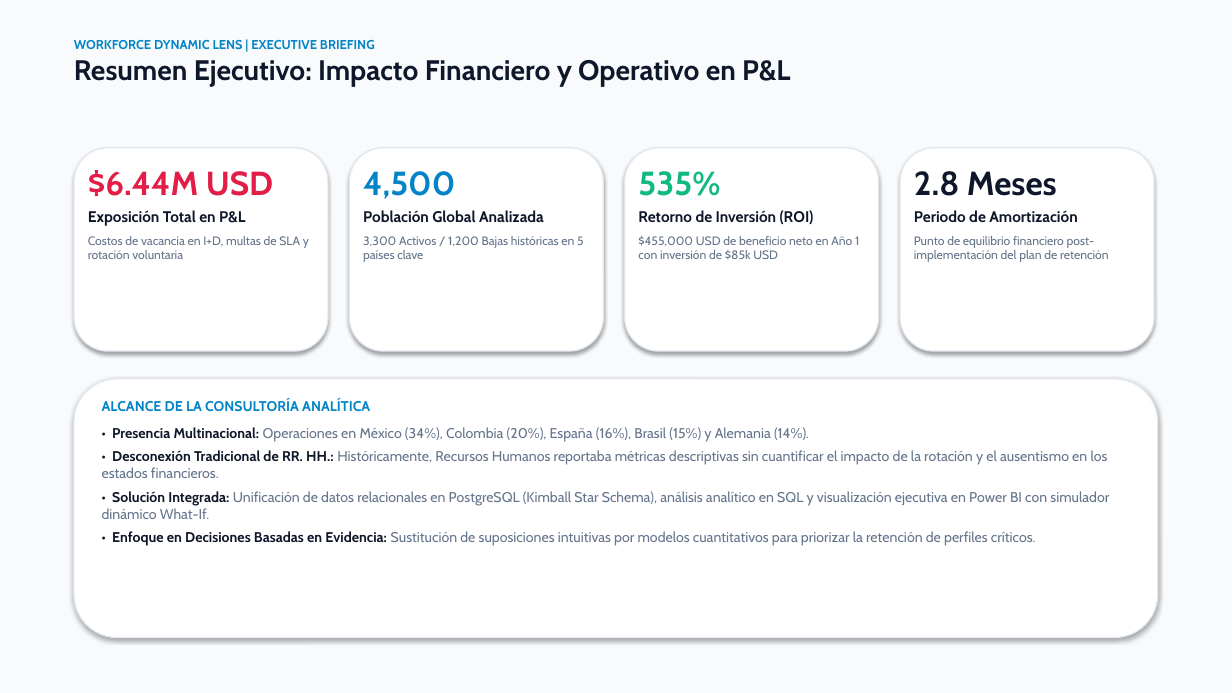
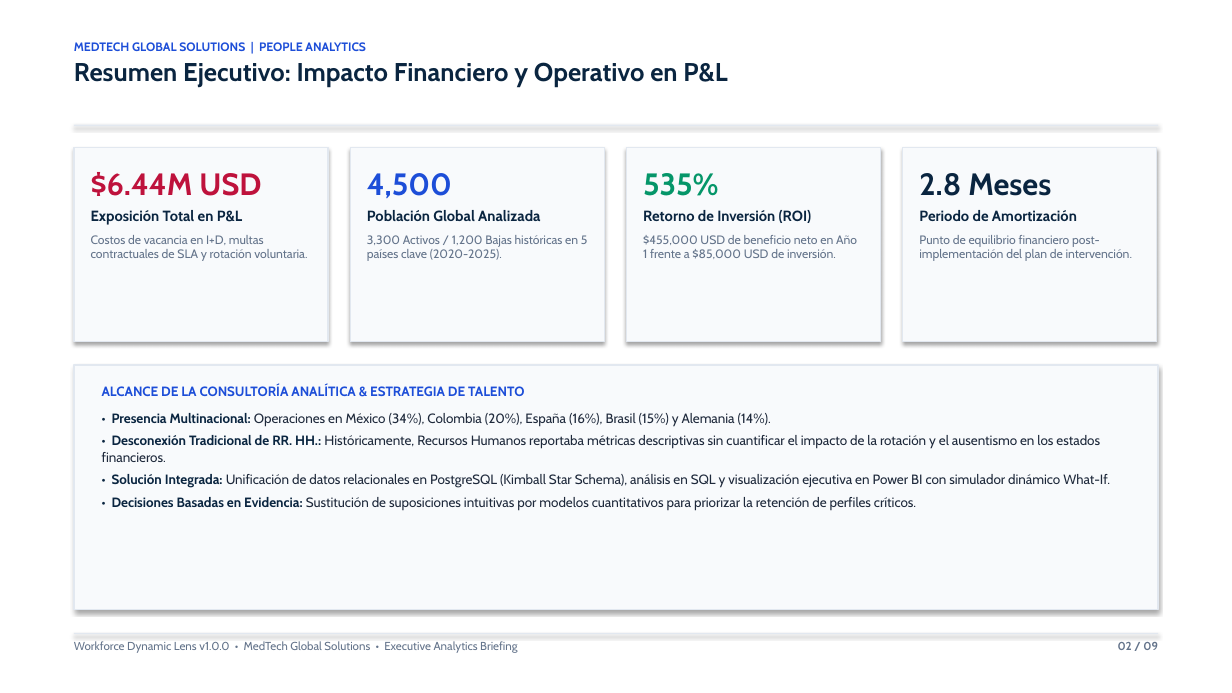
Before and after one commit to rodriguezmendozaemmanuel5/workforce-dynamic-lens, a slide deck: slide 2 of presentations/Executive_Presentation.pptx. Drawn at 1232x693 pixels with LibreOffice and Linux fonts; fonts in the diff are those of the drawing. Boxes give left, top, right and bottom in pixels: in the first picture for what was removed or moved away, otherwise in the second. Text is boxed around its words. In the diff, an @@ line names an element or a change of style, - is before the commit and + after.

Commit message:
style(presentations): apply clean boardroom consulting standard with pure white canvas and oxford navy

```diff
--- a/presentations/Executive_Presentation.pptx
+++ b/presentations/Executive_Presentation.pptx
@@ rectangle at (0, 0, 1232, 693): fill #F8FAFC to #FFFFFF @@
@@ text at (74, 42, 366, 51): text changed; size 10 to 9.5 pt; text colour #0284C7 to #1D4ED8 @@
-WORKFORCE DYNAMIC LENS | EXECUTIVE BRIEFING
+MEDTECH GLOBAL SOLUTIONS | PEOPLE ANALYTICS
@@ text at (74, 62, 727, 87): size 22 to 20 pt, text colour #0F172A to #0A2540 in "Resumen Ejecutivo: Impacto Financiero y Operativo en ..." @@
@@ rounded rectangle removed at (74, 148, 328, 351) @@
@@ rectangle added at (74, 125, 1158, 126), fill #E2E8F0 @@
@@ rectangle added at (74, 148, 328, 342), fill #F8FAFC, outline #E2E8F0 1 pt @@
@@ rounded rectangle removed at (349, 148, 604, 351) @@
@@ rectangle added at (350, 148, 604, 342), fill #F8FAFC, outline #E2E8F0 1 pt @@
@@ rounded rectangle removed at (625, 148, 879, 351) @@
@@ rectangle added at (627, 148, 881, 342), fill #F8FAFC, outline #E2E8F0 1 pt @@
@@ rounded rectangle removed at (900, 148, 1154, 351) @@
@@ rectangle added at (903, 148, 1157, 342), fill #F8FAFC, outline #E2E8F0 1 pt @@
@@ text at (91, 172, 261, 225): size 26 to 24 pt, text colour #E11D48 to #BE123C in "$6.44M USD"; size 12 to 11.5 pt, text colour #0F172A to #0A2540 in "Exposición Total en P&L" @@
@@ text at (367, 173, 540, 221): size 26 to 24 pt, text colour #0284C7 to #1D4ED8 in "4,500"; size 12 to 11.5 pt, text colour #0F172A to #0A2540 in "Población Global Analizada" @@
@@ text at (643, 173, 812, 223): size 26 to 24 pt, text colour #10B981 to #059669 in "535%"; size 12 to 11.5 pt, text colour #0F172A to #0A2540 in "Retorno de Inversión (ROI)" @@
@@ text at (919, 173, 1077, 221): size 26 to 24 pt in "2.8 Meses"; text colour #0F172A to #0A2540 in "2.8 Meses", "Periodo de Amortización"; size 12 to 11.5 pt in "Periodo de Amortización" @@
@@ text at (91, 235, 307, 261): text changed @@
-Costos de vacancia en I+D, multas de SLA y rotación voluntaria
+Costos de vacancia en I+D, multas contractuales de SLA y rotación voluntaria.
@@ text at (367, 235, 588, 261): text changed @@
-3,300 Activos / 1,200 Bajas históricas en 5 países clave
+3,300 Activos / 1,200 Bajas históricas en 5 países clave (2020-2025).
@@ text at (643, 235, 857, 259): text changed @@
-$455,000 USD de beneficio neto en Año 1 con inversión de $85k USD
+$455,000 USD de beneficio neto en Año 1 frente a $85,000 USD de inversión.
@@ text at (919, 235, 1132, 261): text changed @@
-Punto de equilibrio financiero post-implementación del plan de retención
+Punto de equilibrio financiero post-implementación del plan de intervención.
@@ rounded rectangle removed at (74, 379, 1158, 638) @@
@@ rectangle added at (74, 365, 1158, 610), fill #F8FAFC, outline #E2E8F0 1 pt @@
@@ text at (102, 385, 524, 396): text changed; size 11 to 10.5 pt; text colour #0284C7 to #1D4ED8 @@
-ALCANCE DE LA CONSULTORÍA ANALÍTICA
+ALCANCE DE LA CONSULTORÍA ANALÍTICA & ESTRATEGIA DE TALENTO
@@ text "ALCANCE DE LA CONSULTORÍA ANALÍTICA ...": place and size @@
-text "ALCANCE DE LA CONSULTORÍA ANALÍTICA ..." at (102, 399, 1109, 546)
+text "ALCANCE DE LA CONSULTORÍA ANALÍTICA ..." at (102, 385, 1110, 510)
@@ text at (102, 413, 1100, 462): size 11 to 10.5 pt in "• Presencia Multinacional: Operaciones en México (34%), ...", "• Desconexión Tradicional de RR. HH.: Históricamente, ..."; text colour #0F172A to #0A2540 in "• Presencia Multinacional:", "• Desconexión Tradicional de RR. HH.:"; text colour #64748B to #1E293B in "Operaciones en México (34%), Colombia (20%), España ...", "Históricamente, Recursos Humanos reportaba métricas descript ..." @@
@@ text at (112, 474, 1110, 510): text changed; size 11 to 10.5 pt; text colour #64748B to #1E293B @@
-• Solución Integrada: Unificación de datos relacionales en PostgreSQL (Kimball Star Schema), análisis analítico en SQL y visualización ejecutiva en Power BI con simulador dinámico What-If.
-• Enfoque en Decisiones Basadas en Evidencia: Sustitución de suposiciones intuitivas por modelos cuantitativos para priorizar la retención de perfiles críticos.
+• Solución Integrada: Unificación de datos relacionales en PostgreSQL (Kimball Star Schema), análisis en SQL y visualización ejecutiva en Power BI con simulador dinámico What-If.
+• Decisiones Basadas en Evidencia: Sustitución de suposiciones intuitivas por modelos cuantitativos para priorizar la retención de perfiles críticos.
@@ rectangle added at (74, 633, 1158, 634), fill #E2E8F0 @@
@@ text added at (74, 641, 517, 653), 9 pt, text #64748B @@
+Workforce Dynamic Lens v1.0.0 • MedTech Global Solutions • Executive Analytics Briefing
@@ text added at (1118, 642, 1158, 650), 9 pt, text #64748B, bold @@
+02 / 09
```
Also in this commit, not shown: 8 other slides changed, 1 other file.
